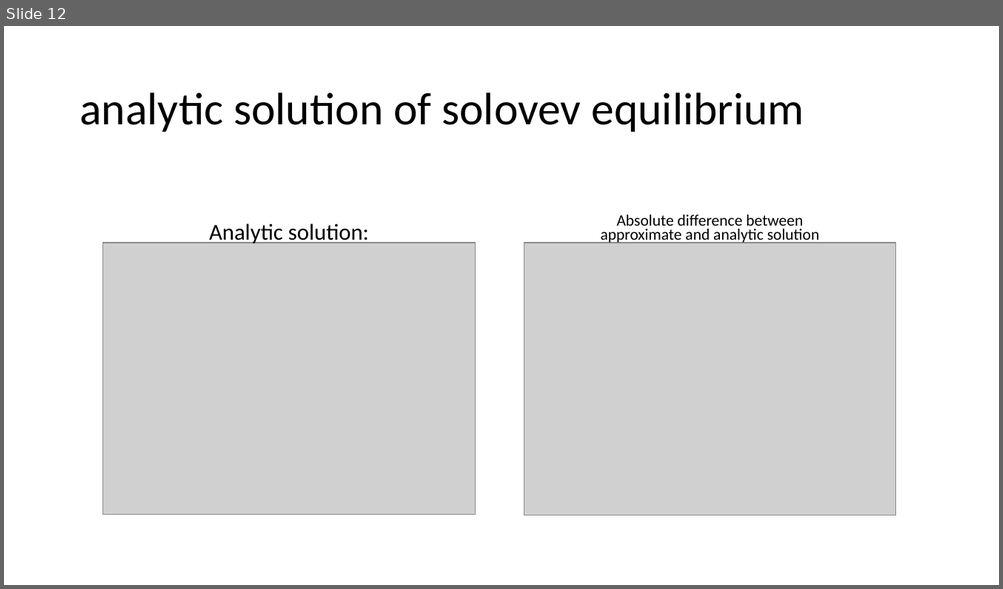
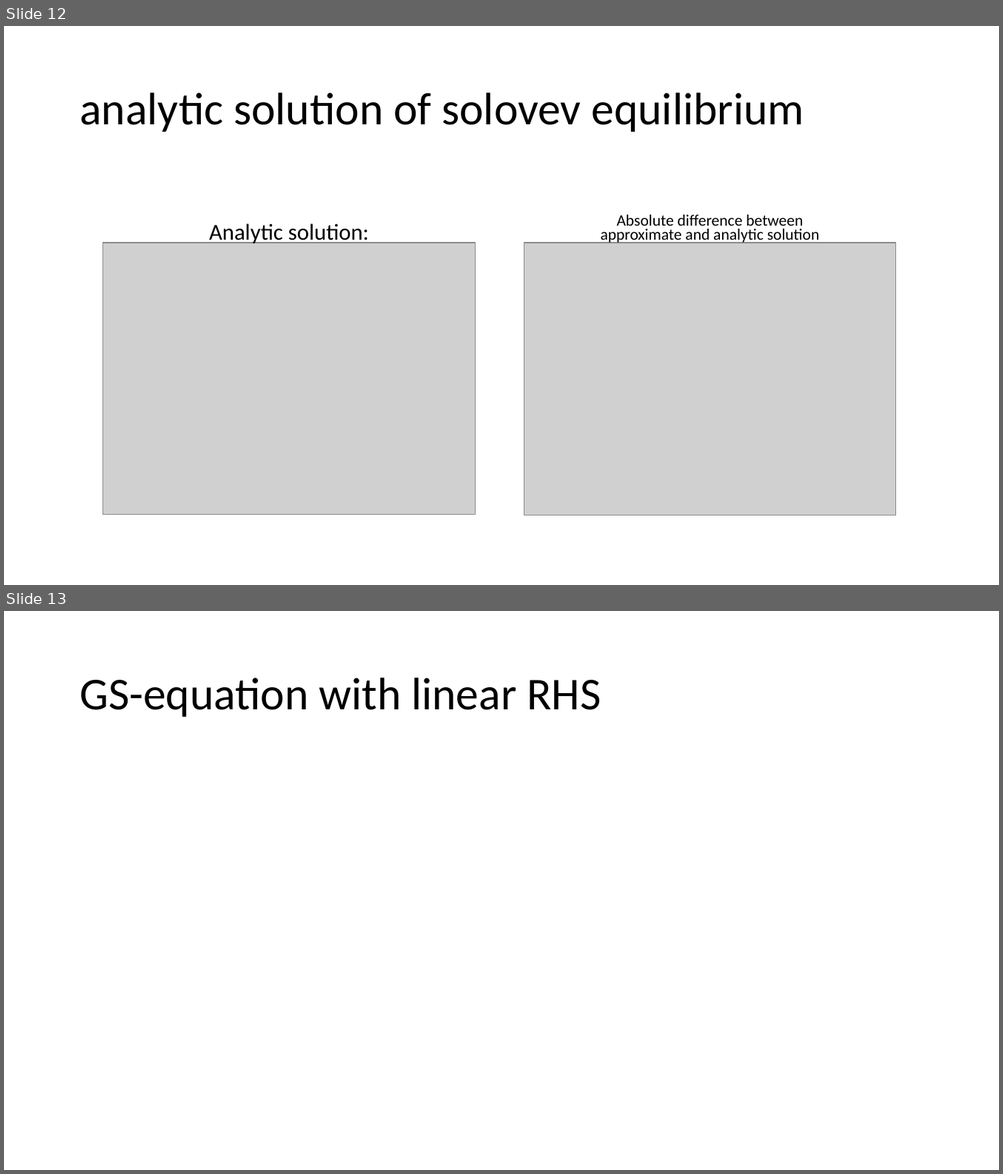
Before and after one commit to harryyudha7/thesis, a slide deck: solving GS equation.pptx. Shown one above the other, each under a label of ours: slide 12 before the commit, slides 12 and 13 after it. The pictures are 1003x589 and 1003x1174 pixels, drawn with LibreOffice and Linux fonts; fonts in the diff are those of the drawing; grey boxes stand for pictures. Boxes give left, top, right and bottom in pixels: in the first picture for what was removed or moved away, otherwise in the second. Text is boxed around its words. In the diff, an @@ line names an element or a change of style, - is before the commit and + after.

```diff
--- a/solving GS equation.pptx
+++ b/solving GS equation.pptx
@@ slide 13 added at [4, 611, 999, 1170], background #FFFFFF @@
@@ title added at [79, 678, 600, 717], 44 pt, text #000000 @@
+GS-equation with linear RHS
```
Also in this commit, not shown: 13 other slides added, 2 slides removed, 4 other files.
